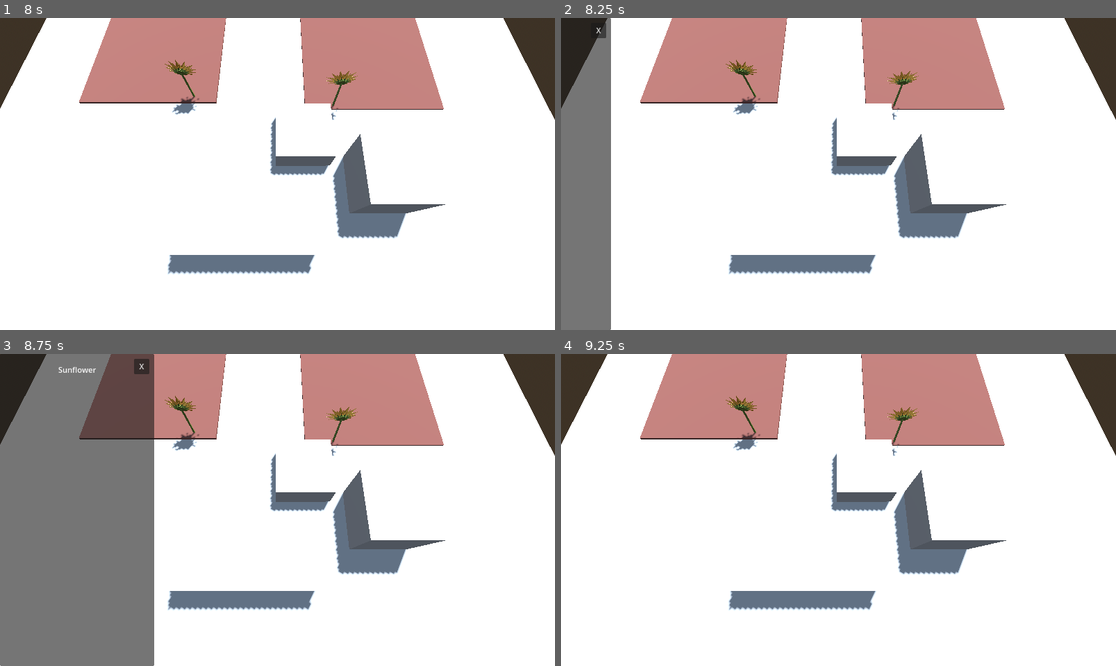
Above: before the commit, frames 1-4 (two rows, left to right).
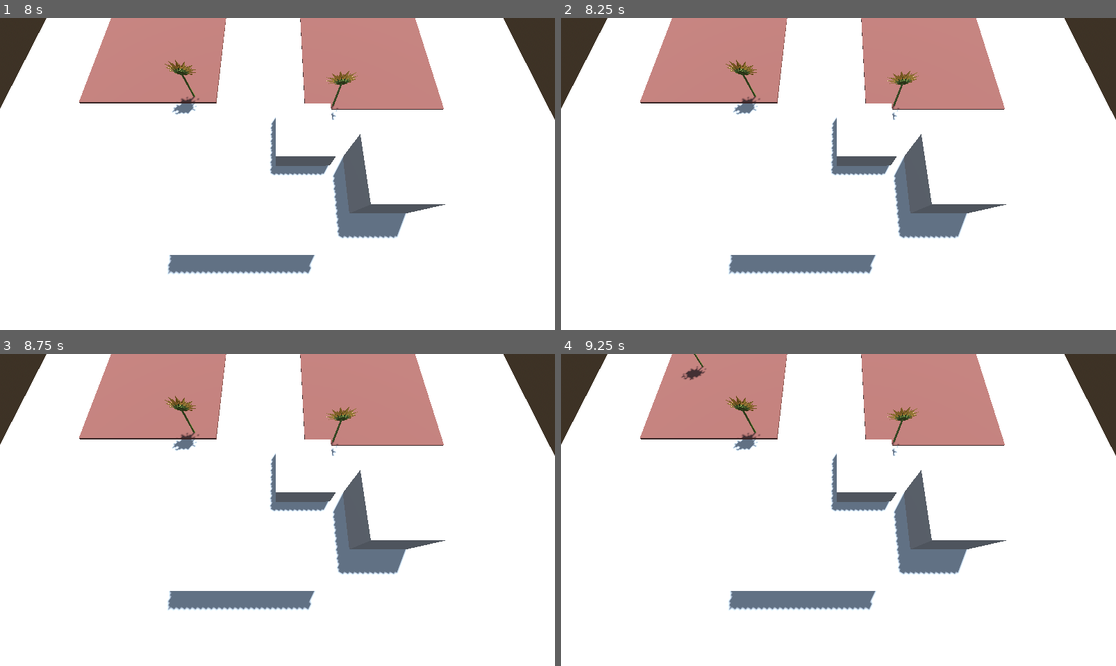
Above: after the commit, the same moments.

Repository: ToBinio/secrets-of-soil
Game: Godot game, scene res://scenes/main.tscn
Same seed, same stepped clock (60 frames per second), same inputs: the game is played once before the commit and once after it.
Inputs (mouse positions are in pixels of both pictures, inside the frame that each line leads up to):
- Up to frame 1 (8 s): tap Enter at 0.5, 2, 3.5 s; move the mouse to (399, 158) at 0.52 s; click (399, 158) at 0.67 s; tap Space at 1.25, 2.75, 4.25 s; move the mouse to (166, 189) at 1.27 s; click (166, 189) at 1.42 s; move the mouse to (333, 105) at 2.02 s; click (333, 105) at 2.17 s; move the mouse to (249, 236) at 2.77 s; click (249, 236) at 2.92 s; move the mouse to (444, 220) at 3.52 s; click (444, 220) at 3.67 s; move the mouse to (111, 127) at 4.27 s; click (111, 127) at 4.42 s; move the mouse to (305, 174) at 5.02 s; click (305, 174) at 5.17 s; move the mouse to (194, 96) at 5.77 s; click (194, 96) at 5.92 s; move the mouse to (399, 158) at 6.52 s; click (399, 158) at 6.67 s; move the mouse to (166, 189) at 7.27 s; click (166, 189) at 7.42 s
- Up to frame 2 (8.25 s): move the mouse to (894, 105) at 8.02 s; click (894, 105) at 8.17 s
- Up to frame 3 (8.75 s): no input
- Up to frame 4 (9.25 s): click (705, 366) at 8.75 s, where only the run before the commit has a clickable "X"

Frame 1 is identical in both runs. In frame 2, 7.9% of the frame differs, in the area x 0-10%, y 0-100%; in frame 3, 26%, in the area x 0-28%, y 0-100%; in frame 4, 0.1%.

Commit message:
finished component

Diff:
--- a/scenes/click_clear_component.tscn
+++ b/scenes/click_clear_component.tscn
@@ -1,6 +1,11 @@
-[gd_scene load_steps=2 format=3 uid="uid://bd00p8h4tp4ej"]
+[gd_scene load_steps=3 format=3 uid="uid://bd00p8h4tp4ej"]
 
 [ext_resource type="Script" uid="uid://b20puety53ilr" path="res://scripts/components/click_clear_component.gd" id="1_rwuwh"]
 
+[sub_resource type="CylinderShape3D" id="CylinderShape3D_rwuwh"]
+
 [node name="ClickClearComponent" type="Area3D"]
 script = ExtResource("1_rwuwh")
+
+[node name="CollisionShape3D" type="CollisionShape3D" parent="."]
+shape = SubResource("CylinderShape3D_rwuwh")
--- a/scenes/plants/sunflower.tscn
+++ b/scenes/plants/sunflower.tscn
@@ -8,10 +8,6 @@
 [sub_resource type="CapsuleShape3D" id="CapsuleShape3D_40ky6"]
 radius = 0.474813
 height = 1.5629
-
-[sub_resource type="CylinderShape3D" id="CylinderShape3D_wg0ja"]
-height = 0.5
-radius = 1.0
 
 [node name="Sunflower" type="Node3D"]
 
@@ -27,8 +23,6 @@
 transform = Transform3D(1, 0, 0, 0, 1, 0, 0, 0, 1, 0, 0, -0.0663506)
 
 [node name="ClickClearComponent" parent="." instance=ExtResource("4_1v48e")]
-
-[node name="CollisionShape3D" type="CollisionShape3D" parent="ClickClearComponent"]
-shape = SubResource("CylinderShape3D_wg0ja")
+radius = 1.0
 
 [connection signal="input_event" from="Clicker" to="Clicker" method="_on_input_event"]
--- a/scripts/components/click_clear_component.gd
+++ b/scripts/components/click_clear_component.gd
@@ -1,5 +1,12 @@
 extends Area3D
 class_name ClickClearComponent
+
+@export var radius: float
+@onready var shape: CollisionShape3D = $CollisionShape3D
+
+func _ready():
+	shape.shape.radius = radius
+	pass
 
 func _on_input_event(_camera: Node, event: InputEvent, _event_position: Vector3, _normal: Vector3, _shape_idx: int) -> void:
 	if event is InputEventMouseButton && event.is_pressed() && event.button_index == MOUSE_BUTTON_LEFT:
Not shown: 1 places in scenes/plants/sunflower.tscn that only renumber resources
